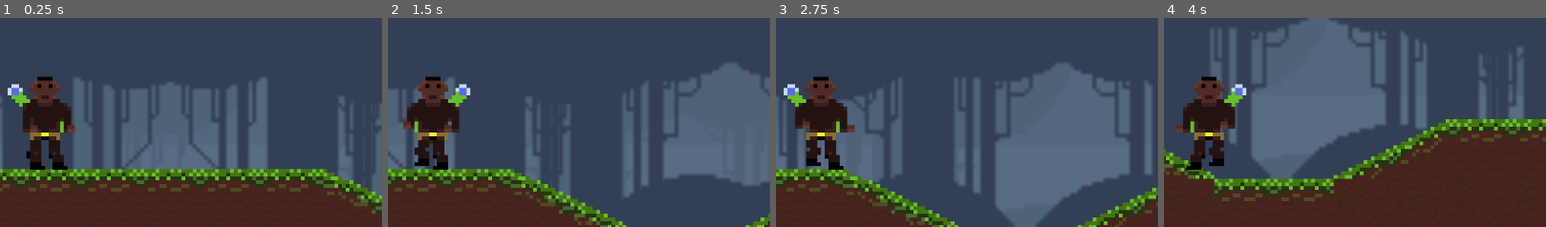
Above: before the commit, frames 1-4 (left to right).
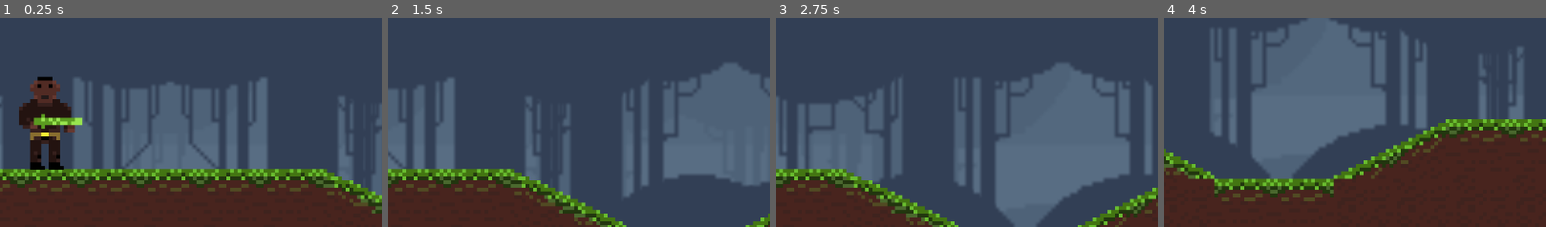
Above: after the commit, the same moments.

Repository: amandamartinsco/cronicas-de-terragaia
Game: Godot game, scene res://scenes/enemy.tscn
Two runs of this game, one before a commit and one after it. Both use one fixed random seed, a clock stepped at 60 frames per second and the inputs below.
Inputs:
- Up to frame 1 (0.25 s): no input
- Up to frame 2 (1.5 s): hold Right (ui_right) 0.53-1.28 s; hold Left (ui_left) from 1.28 s (still down)
- Up to frame 3 (2.75 s): release Left (ui_left) at 2.03 s; hold Right (ui_right) from 2.03 s (still down)
- Up to frame 4 (4 s): release Right (ui_right) at 3.53 s; hold Left (ui_left) from 3.53 s (still down)
The pictures show only the part of the screen within x 43-93%, y 20-70%; the shares and areas given below are measured in that part.

The runs differ from the first frame. In frame 1, 1.3% of the frame differs, in the area x 2-22%, y 31-73%; in frame 2, 4.3%, in the area x 4-22%, y 27-73%; in frame 3, 4.3%; in frame 4, 4.3%.

Commit message:
outra atualização dos sprites

Diff:
--- a/src/scenes/player.tscn
+++ b/src/scenes/player.tscn
@@ -60,9 +60,8 @@
 [node name="HumanBase2" type="Sprite" parent="."]
 position = Vector2( 136.862, 104.248 )
 texture = ExtResource( 1 )
-vframes = 6
-hframes = 5
-frame = 26
+vframes = 9
+hframes = 8
 
 [node name="Area2D" type="Area2D" parent="."]
 position = Vector2( 136.656, 104.424 )
Binary file changed: src/assets/sprites/Personagem_pronto-Sheet.png
Binary file added: src/assets/sprites/tilset.png
Not shown, added: src/assets/sprites/tilset.png.import
